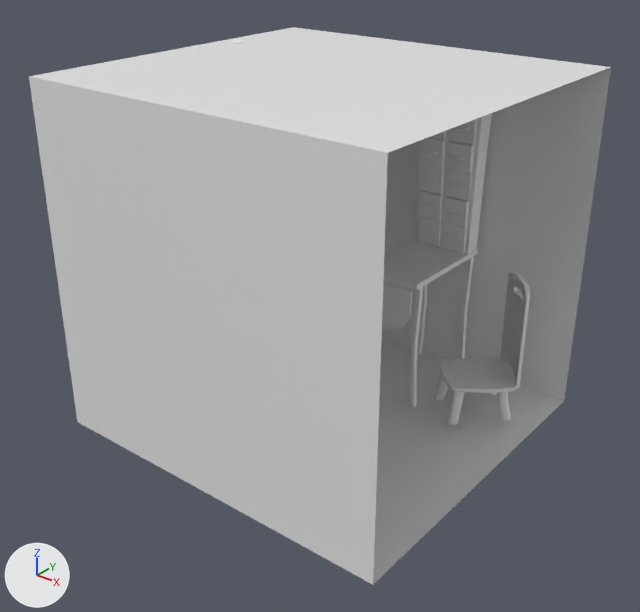
What one commit did to the FBX model CorentinRoom.fbx.
Rendered twice from a 50 mm camera at (4.29, -5.35, 4.24) aimed at (0.11, -0.13, 1.0). Lighting does not change. The marker at lower left points along +X, +Y and +Z. Where no turn or scale is listed for an object, it has been applied to the vertices.

The older version as bpy lines, for what is in view:
```python
me_cube = bpy.data.meshes.new('Cube')
me_cube.from_pydata([(1.69, 1.5, 1.5), (1.69, 1.5, -1.5), (1.69, -1.5, 1.5), (1.69, -1.5, -1.5), (-1.5, 1.5, 1.5), (-1.5, 1.5, -1.5), (-1.5, -1.5, 1.5), (-1.5, -1.5, -1.5)], [], [(0, 2, 6, 4), (3, 7, 6, 2), (7, 5, 4, 6), (5, 7, 3, 1), (5, 1, 0, 4)])
me_cube.materials.append(mat_material)  # white #e7e7e7
me_cube_007 = bpy.data.meshes.new('Cube.007')
me_cube_007.from_pydata(...)  # 225 vertices, 195 faces; spans x 0.563..1.303, y 3.669..4.393, z -0.789..0.444
me_cube_007.materials.append(mat_material_003)  # white #e7e7e7
me_plane_001 = bpy.data.meshes.new('Plane.001')
me_plane_001.from_pydata(...)  # 1000 vertices, 939 faces; spans x -0.39..0.35, y -0.17..0.15, z -2.73..0.8
ob_cube = bpy.data.objects.new('Cube', me_cube)
ob_cube.location = (0.011, -0.04, 1.416)
ob_cube_001 = bpy.data.objects.new('Cube.001', me_cube_007)
ob_cube_001.location = (0.265, -3.34, 0.805)
ob_wardrobe = bpy.data.objects.new('Wardrobe', me_plane_001)
ob_wardrobe.location = (0.469, 1.301, 2.09)
# also in view: 'TableTop' at (0.45, 0.89, 0.56); 'Table2' at (0.45, 0.36, 0.91)
```
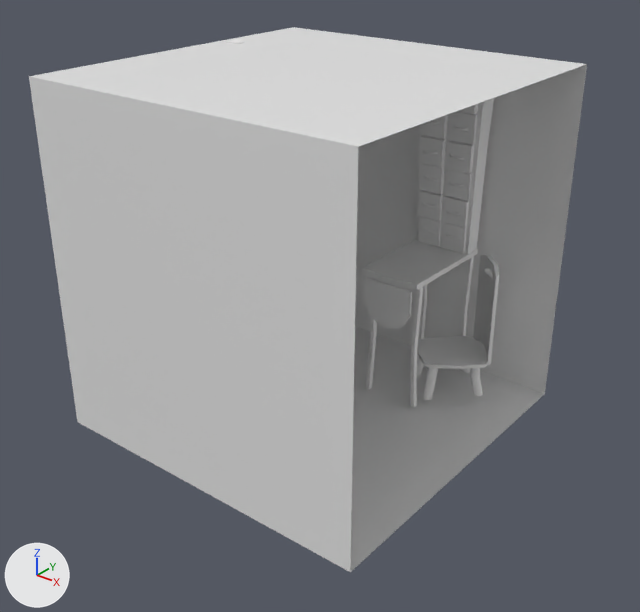
Location of each change, [x1, y1, x2, y2] in pixels of the pictures (640 x 612 px):
```json
{"object": "Cube", "change": "mesh rescaled", "before": [29, 27, 611, 585], "after": [29, 27, 587, 572]}
{"object": "Cube.001", "change": "moved", "before": [435, 273, 530, 425], "after": [417, 255, 499, 400]}
```

Scene script edits in JSON lines:
```json
{"block": "me_cube", "where": "me_cube.from_pydata(...)  # 8 vertices, 5 faces; spans x -1.5..1.69, y -1.5..1.5, z -1.5..1.5"}
{"block": "me_cube", "where": "# used by ob_cube; location = (0.011, -0.04, 1.416)"}
{"block": "me_cube", "change": "me_cube part 1: the whole mesh is scaled about its middle by (0.939, 1, 1), then moved by (-0.1, 0.0, 0.0)"}
{"op": "set", "path": "ob_cube_001.location", "old": "(0.265, -3.34, 0.805)", "new": "(-0.12, -3.138, 0.805)"}
```
